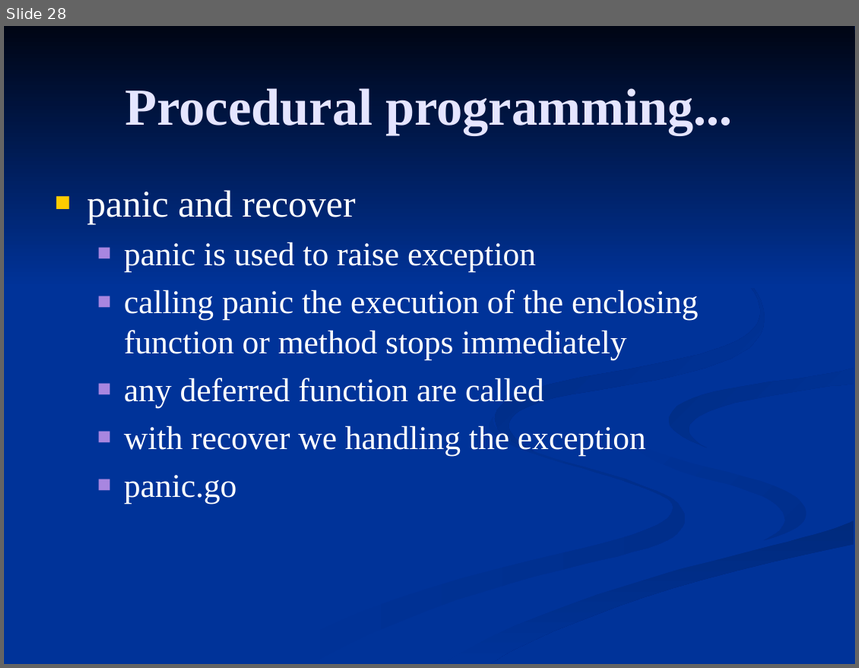
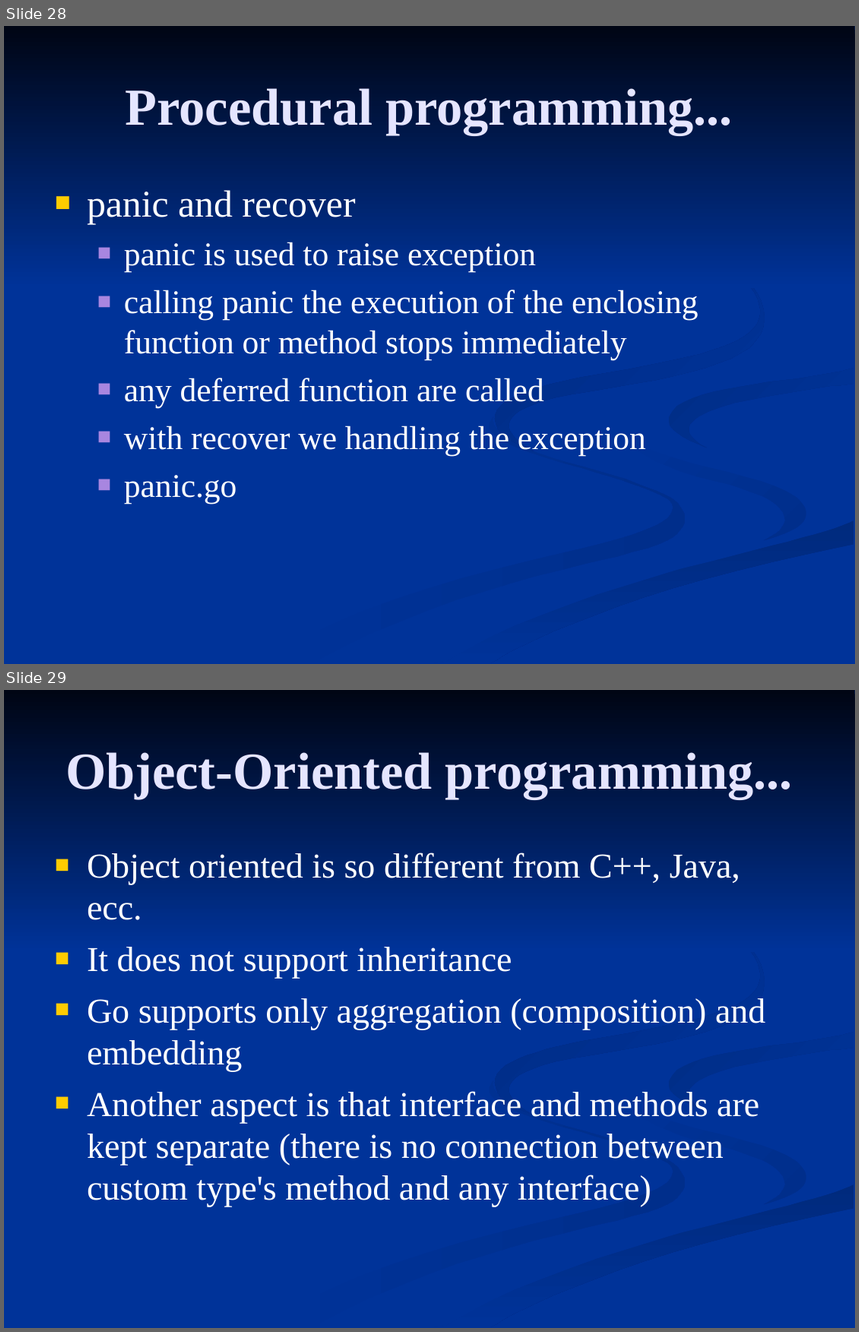
Before and after one commit to FrancoMelandri/GoLang, a slide deck: golang.ppt. Shown one above the other, each under a label of ours: slide 28 before the commit, slides 28 and 29 after it. The pictures are 859x668 and 859x1332 pixels, drawn with LibreOffice and Linux fonts; fonts in the diff are those of the drawing. Boxes give left, top, right and bottom in pixels: in the first picture for what was removed or moved away, otherwise in the second. Text is boxed around its words. In the diff, an @@ line names an element or a change of style, - is before the commit and + after.

```diff
--- a/golang.ppt
+++ b/golang.ppt
@@ slide 29 added at (x1=4, y1=690, x2=855, y2=1328), background #003399; not listed: 7 template elements that a slide beside it also shows @@
@@ title added at (x1=66, y1=752, x2=793, y2=799), 44 pt, text #E5E5FF, bold @@
+Object-Oriented programming...
@@ text added at (x1=87, y1=853, x2=766, y2=1208), 29.6 pt, text #FFFFFF @@
+■ Object oriented is so different from C++, Java, ecc.
+■ It does not support inheritance
+■ Go supports only aggregation (composition) and embedding
+■ Another aspect is that interface and methods are kept separate (there is no connection between custom type's method and any interface)
```
Also in this commit, not shown: 4 slides changed, 4 other slides added.
